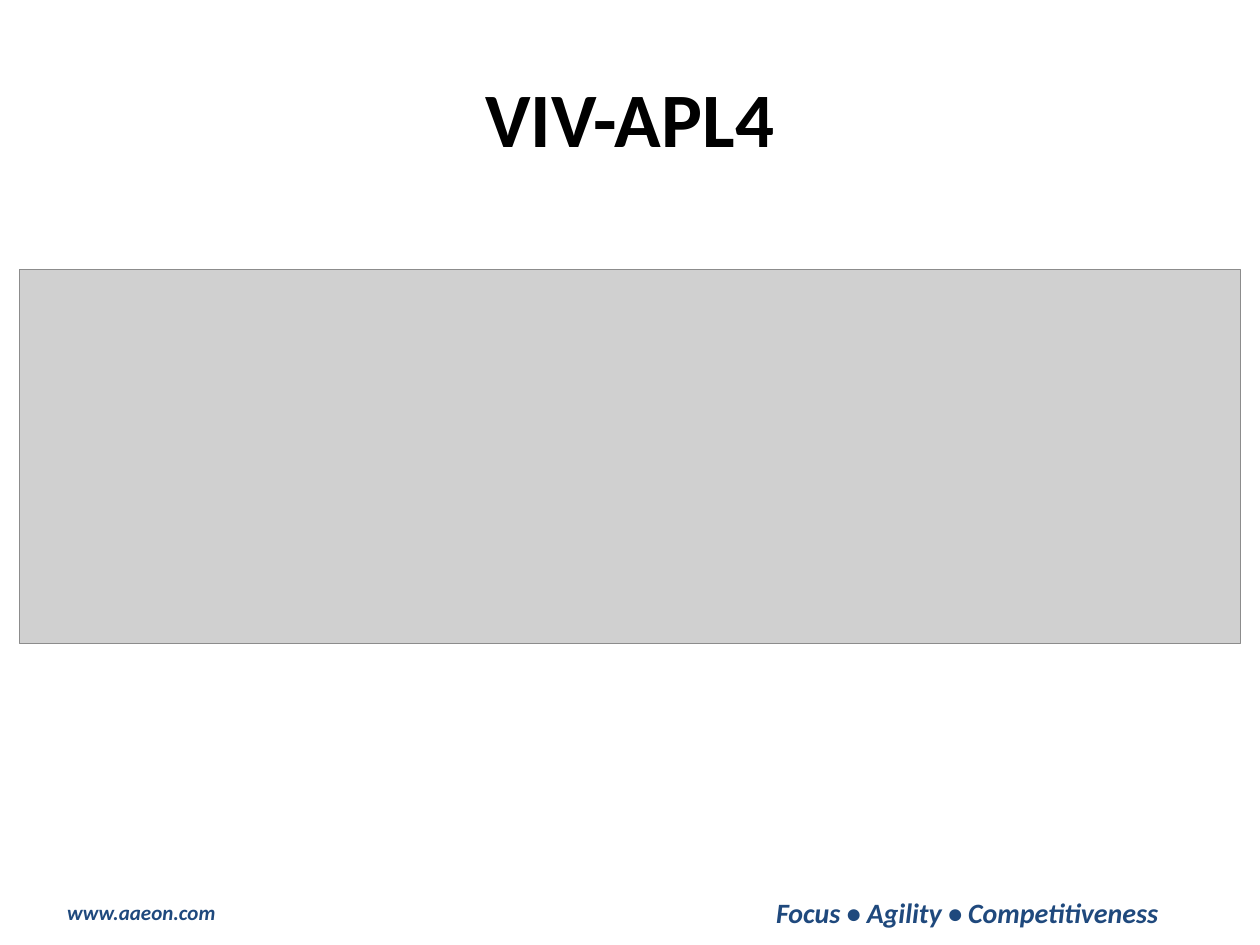
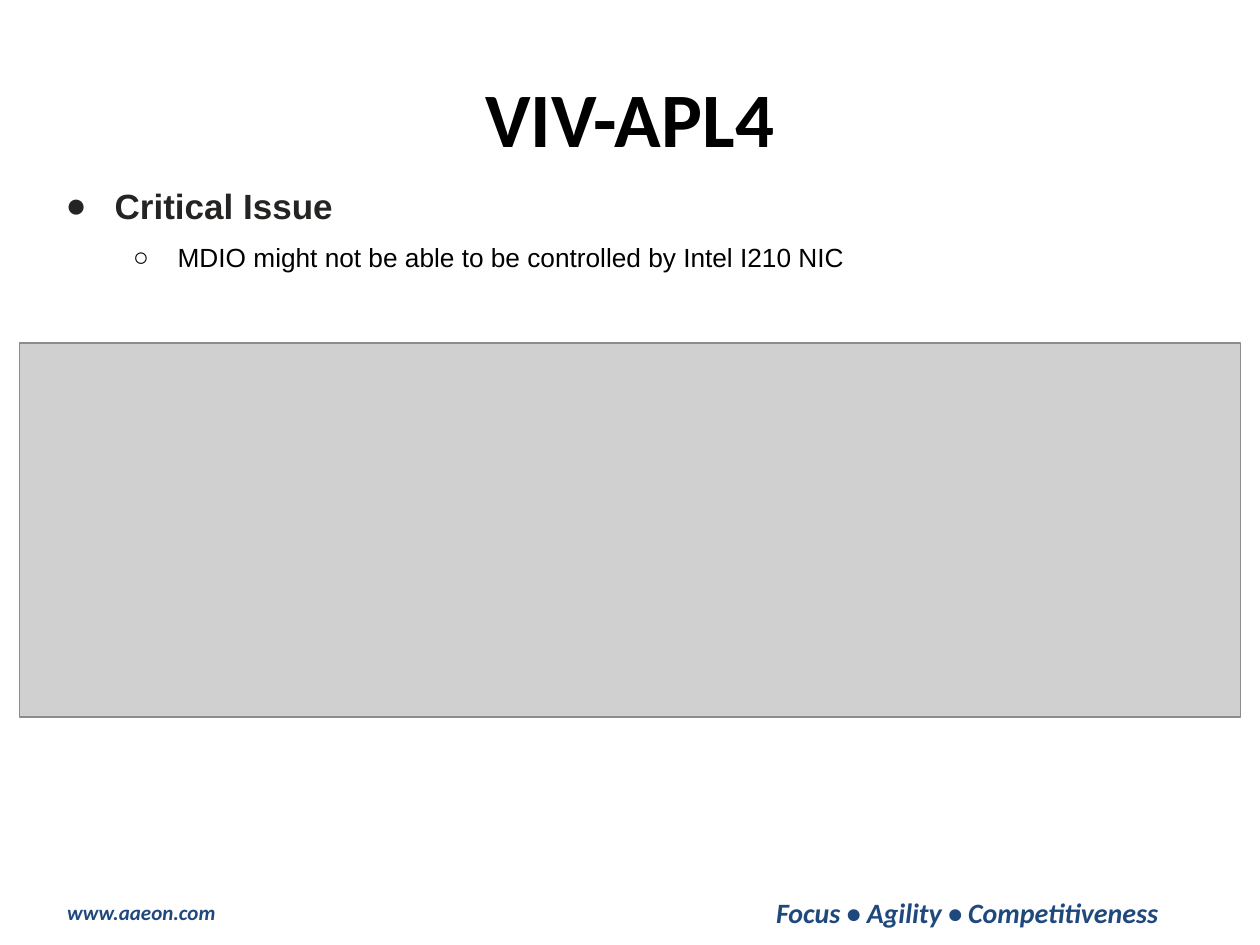
Before and after one commit to hsuziyen/node, a slide deck: slide 13 of 2020週報-0810_0814.pptx (slide 14 before the commit). Drawn at 1260x945 pixels with LibreOffice and Linux fonts; fonts in the diff are those of the drawing; grey boxes stand for pictures; background and template pictures are left out. Boxes give left, top, right and bottom in pixels: in the first picture for what was removed or moved away, otherwise in the second. Text is boxed around its words. In the diff, an @@ line names an element or a change of style, - is before the commit and + after.

```diff
--- a/2020週報-0810_0814.pptx
+++ b/2020週報-0810_0814.pptx
@@ text added at bbox=[115, 193, 843, 273], 15 pt, text #000000 @@
+● Critical Issue
+  ○ MDIO might not be able to be controlled by Intel I210 NIC
@@ picture: place and size @@
-picture at bbox=[20, 270, 1241, 644]
+picture at bbox=[20, 343, 1241, 717]
```
Also in this commit, not shown: 13 other slides changed, 3 slides removed, 4 other files.
